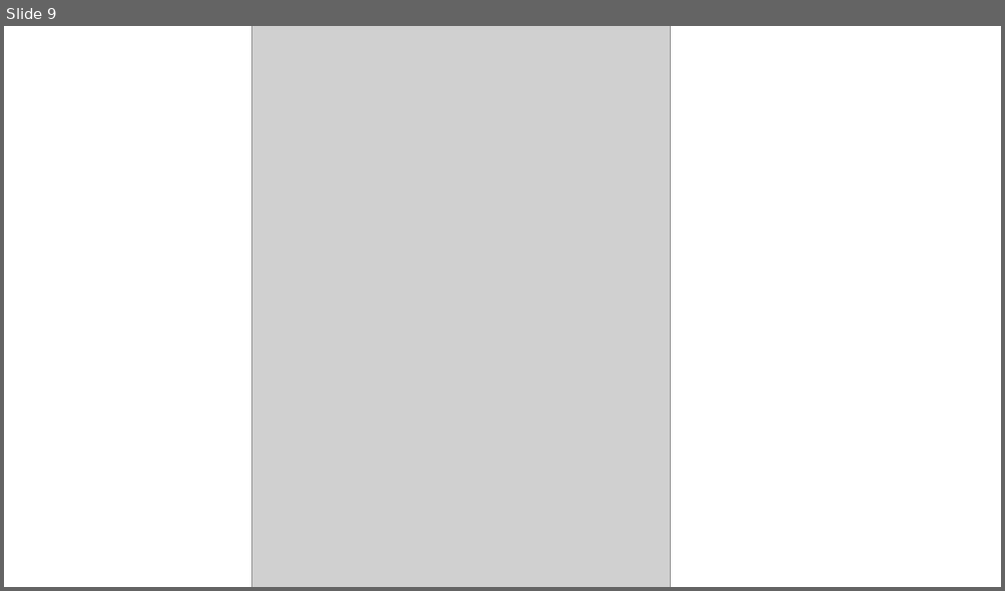
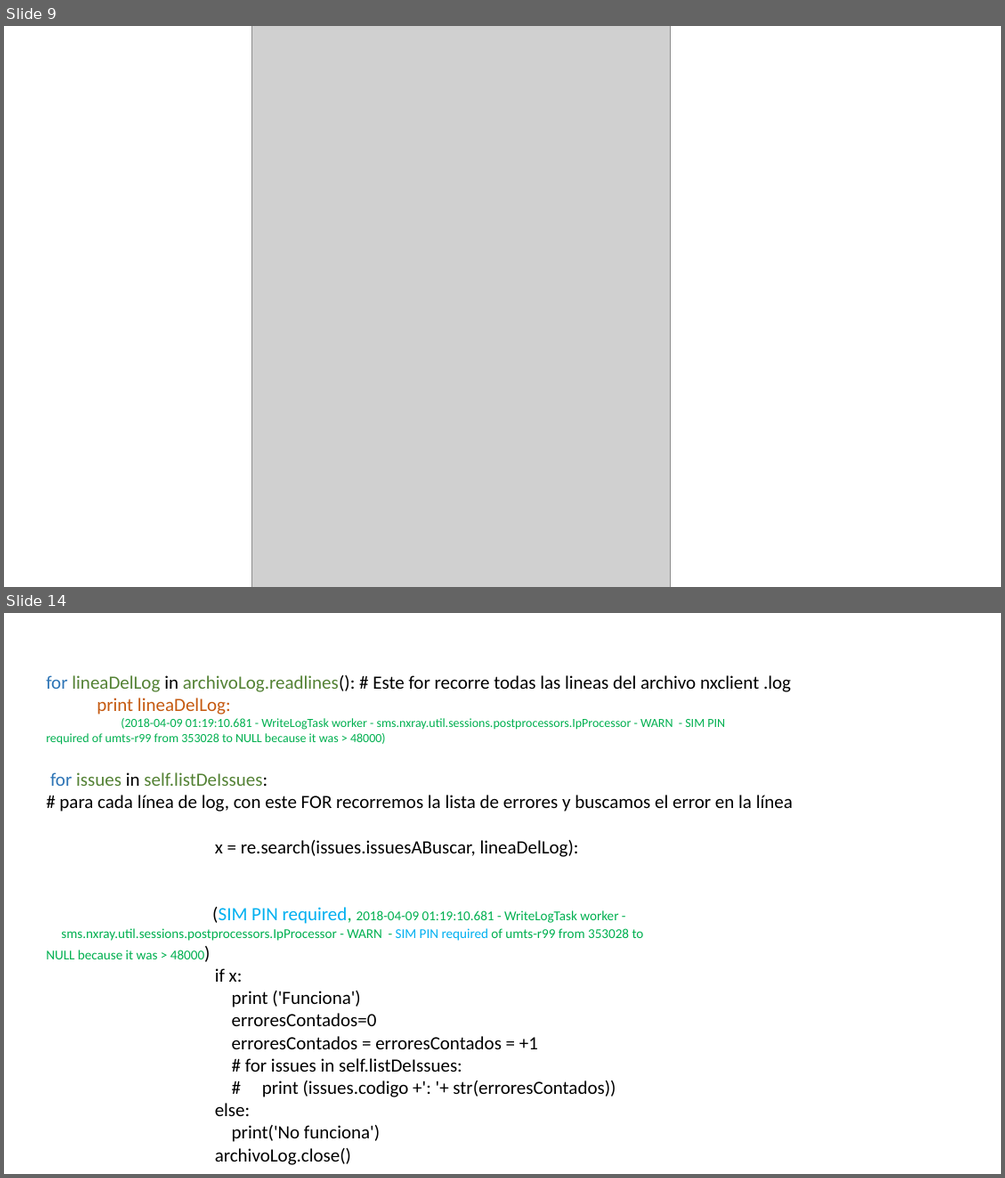
Before and after one commit to juande007/generadorDeReporte, a slide deck: Documentación/Documentation.pptx. Shown one above the other, each under a label of ours: slide 9 before the commit, slides 9 and 14 after it; the slides between them are not shown. The pictures are 1005x591 and 1005x1178 pixels, drawn with LibreOffice and Linux fonts; fonts in the diff are those of the drawing; grey boxes stand for pictures. Boxes give left, top, right and bottom in pixels: in the first picture for what was removed or moved away, otherwise in the second. Text is boxed around its words. In the diff, an @@ line names an element or a change of style, - is before the commit and + after.

Commit message:
Creacion de instalador
Se crea el Insatalador y se arregla el validador, haciendo que se inicie cada que se reinicia la Sonda. Se crea la biblioteca en documentacion.

```diff
--- a/Documentación/Documentation.pptx
+++ b/Documentación/Documentation.pptx
@@ slide 14 added at (4, 613, 1001, 1174), background #FFFFFF @@
@@ text added at (46, 675, 793, 1165), 18 pt, text #000000 @@
+for lineaDelLog in archivoLog.readlines(): # Este for recorre todas las lineas del archivo nxclient .log
+print lineaDelLog:
+(2018-04-09 01:19:10.681 - WriteLogTask worker - sms.nxray.util.sessions.postprocessors.IpProcessor - WARN - SIM PIN required of umts-r99 from 353028 to NULL because it was > 48000)
+for issues in self.listDeIssues:
+# para cada línea de log, con este FOR recorremos la lista de errores y buscamos el error en la línea
+x = re.search(issues.issuesABuscar, lineaDelLog):
+(SIM PIN required, 2018-04-09 01:19:10.681 - WriteLogTask worker - sms.nxray.util.sessions.postprocessors.IpProcessor - WARN - SIM PIN required of umts-r99 from 353028 to NULL because it was > 48000)
+if x:
+print ('Funciona')
+erroresContados=0
+erroresContados = erroresContados = +1
+# for issues in self.listDeIssues:
+# print (issues.codigo +': '+ str(erroresContados))
+else:
+print('No funciona')
+archivoLog.close()
```
Also in this commit, not shown: 7 slides changed, 5 other slides added, 1 slide removed, 9 other files.
